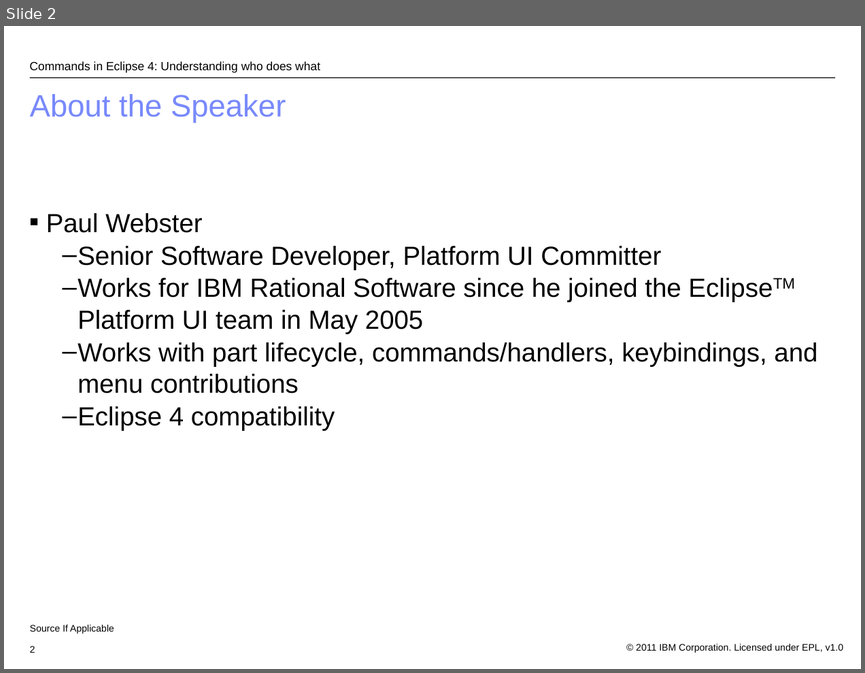
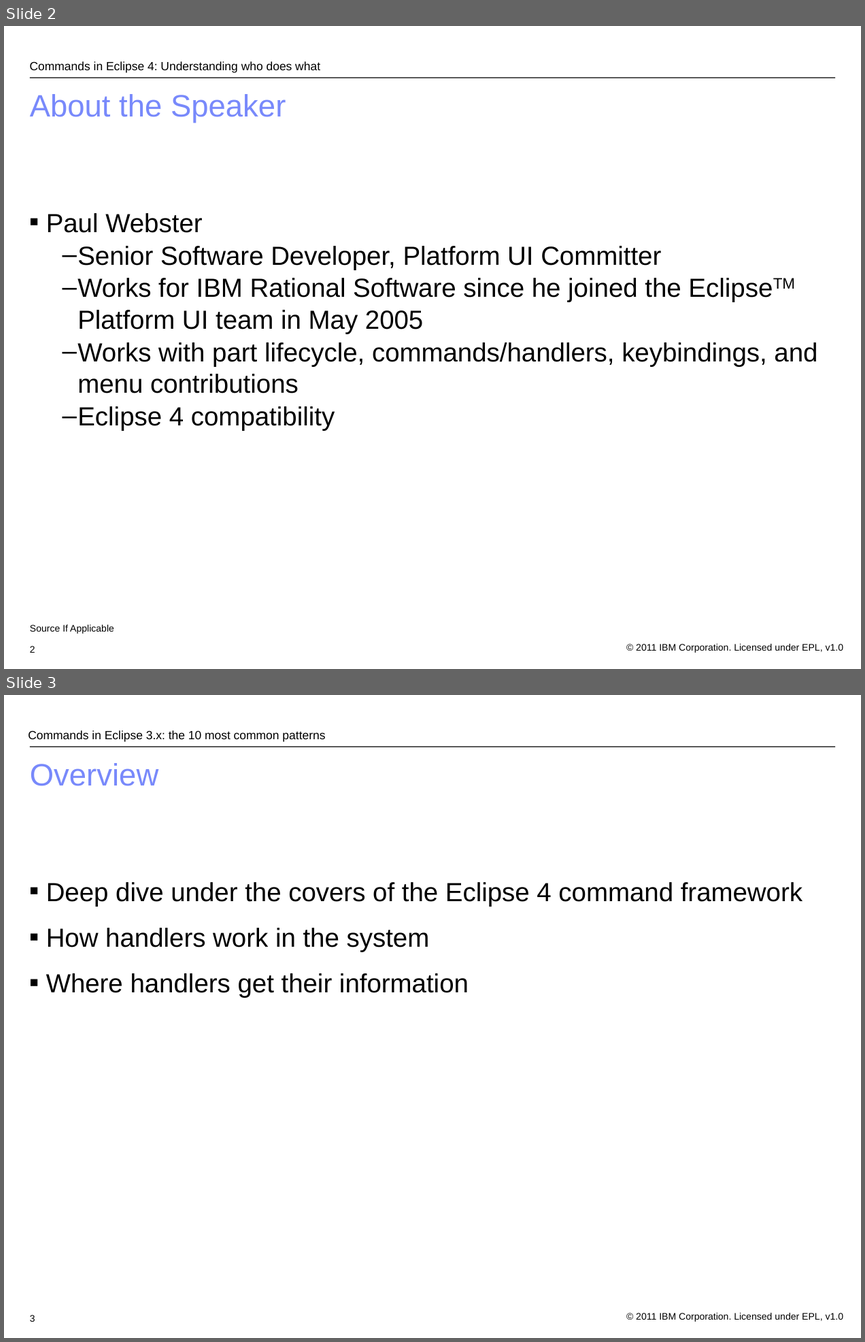
Before and after one commit to eclipse-platform/www.eclipse.org-eclipse-news, a slide deck: platform-ui/econ2011/e4Commands_v01.odp. Shown one above the other, each under a label of ours: slide 2 before the commit, slides 2 and 3 after it. The pictures are 865x673 and 865x1342 pixels, drawn with LibreOffice and Linux fonts; fonts in the diff are those of the drawing; background and template pictures are left out. Boxes give left, top, right and bottom in pixels: in the first picture for what was removed or moved away, otherwise in the second. Text is boxed around its words. In the diff, an @@ line names an element or a change of style, - is before the commit and + after.

```diff
--- a/platform-ui/econ2011/e4Commands_v01.odp
+++ b/platform-ui/econ2011/e4Commands_v01.odp
@@ slide 3 added at (x1=4, y1=695, x2=861, y2=1338), background #FFFFFF; not listed: 2 template elements that a slide beside it also shows @@
@@ text added at (x1=28, y1=730, x2=325, y2=742), 10 pt, text #000000 @@
+Commands in Eclipse 3.x: the 10 most common patterns
@@ title added at (x1=30, y1=763, x2=159, y2=786), 26 pt, text #7889FB @@
+Overview
@@ text added at (x1=46, y1=882, x2=802, y2=998), 22 pt, text #000000 @@
+■ Deep dive under the covers of the Eclipse 4 command framework
+■ How handlers work in the system
+■ Where handlers get their information
@@ page number added at (x1=30, y1=1314, x2=35, y2=1321), 8 pt, text #000000 @@
+3
```
Also in this commit, not shown: 1 other file.
